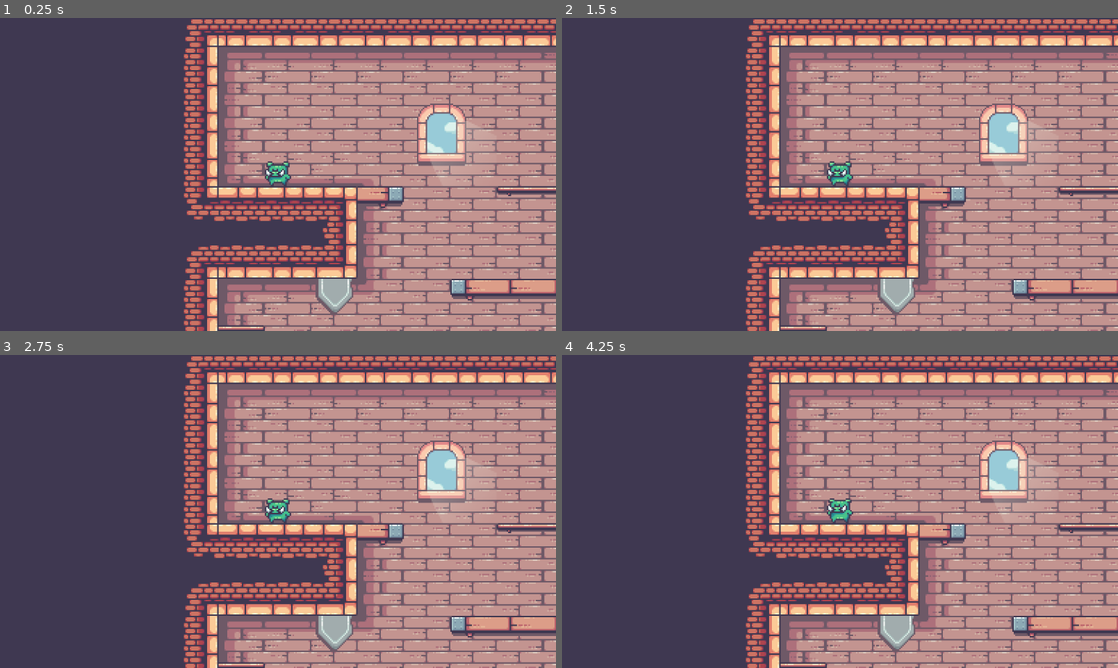
Above: before the commit, frames 1-4 (two rows, left to right).
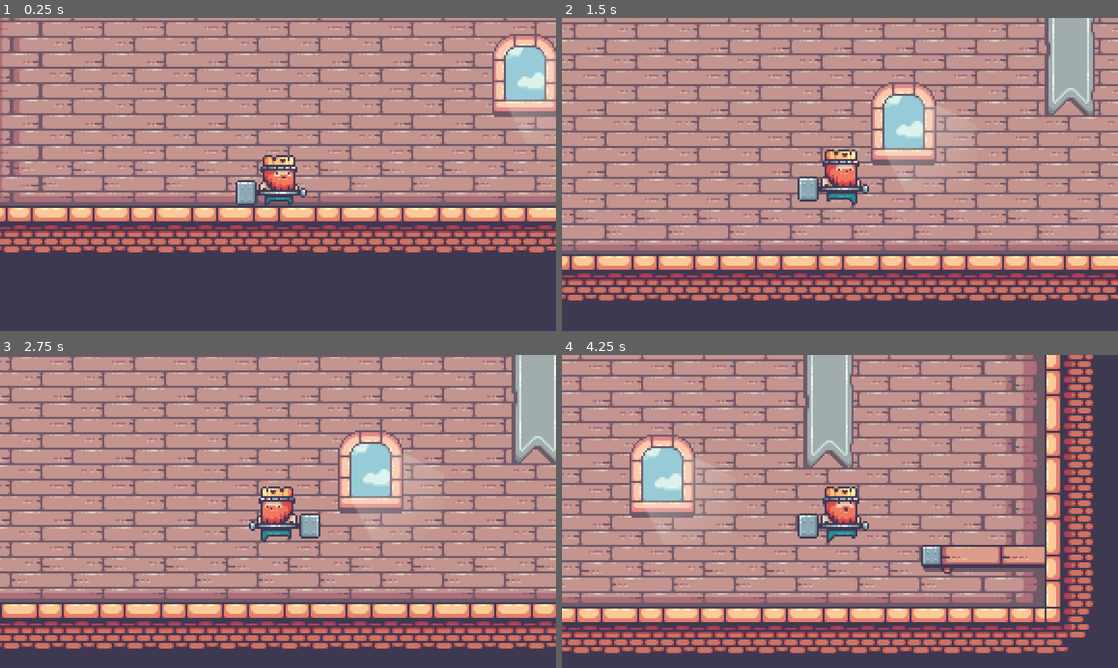
Above: after the commit, the same moments.

Repository: konkord16/KingsAndPigs
Game: Godot game, scene res://Levels/Level0.tscn
The game is run twice, just before and just after one commit, with the same random seed, the same clock (stepped at 60 frames per second) and the same inputs. Before the commit the project starts from res://Levels/main.tscn.
Inputs (mouse positions are in pixels of both pictures, inside the frame that each line leads up to):
- Up to frame 1 (0.25 s): no input
- Up to frame 2 (1.5 s): tap Enter at 0.5 s; move the mouse to (962, 158) at 0.52 s; hold Space (jump) 0.53-1.28 s; hold D (right) from 0.53 s (still down); click (962, 158) at 0.6 s; move the mouse to (728, 190) at 1.27 s; tap Space (jump) at 1.35 s
- Up to frame 3 (2.75 s): tap Space (jump) at 1.52, 1.82 s; click (166, 527) at 1.55 s; move the mouse to (333, 442) at 2.02 s; release D (right) at 2.03 s; hold A (left) from 2.03 s (still down); hold Space (jump) from 2.03 s (still down); click (333, 442) at 2.1 s
- Up to frame 4 (4.25 s): move the mouse to (812, 574) at 2.77 s; release A (left) at 2.78 s; release Space (jump) at 2.78 s; hold D (right) from 2.78 s (still down); click (812, 574) at 2.85 s; tap Space (jump) at 3.02, 3.32 s; move the mouse to (1006, 558) at 3.52 s; hold Space (jump) from 3.53 s (still down)

The runs differ from the first frame. In frame 1, 75% of the frame differs, in the area x 0-100%, y 0-100%; in frame 2, 80%; in frame 3, 81%; in frame 4, 86%.

Commit message:
h

Diff:
--- a/Characters/pig.tscn
+++ b/Characters/pig.tscn
@@ -166,15 +166,12 @@
 position = Vector2(0, 1)
 shape = SubResource("RectangleShape2D_2b53f")
 
-[node name="AnimationPlayer" type="AnimationPlayer" parent="."]
-libraries = {
-"": SubResource("AnimationLibrary_1d38k")
-}
-
 [node name="Sprite2D" type="Sprite2D" parent="."]
 texture = ExtResource("1_1uq6v")
 hframes = 11
 vframes = 8
 
-[node name="Camera2D" type="Camera2D" parent="."]
-zoom = Vector2(3, 3)
+[node name="AnimationPlayer" type="AnimationPlayer" parent="."]
+libraries = {
+"": SubResource("AnimationLibrary_1d38k")
+}
--- a/Characters/player.tscn
+++ b/Characters/player.tscn
@@ -37,10 +37,162 @@
 "values": [55, 56, 57]
 }
 
+[sub_resource type="Animation" id="Animation_4jqop"]
+resource_name = "idle"
+tracks/0/type = "value"
+tracks/0/imported = false
+tracks/0/enabled = true
+tracks/0/path = NodePath("Sprite2D:frame")
+tracks/0/interp = 1
+tracks/0/loop_wrap = true
+tracks/0/keys = {
+"times": PackedFloat32Array(0, 0.1, 0.2, 0.3, 0.4, 0.5, 0.6, 0.7, 0.8, 0.9),
+"transitions": PackedFloat32Array(1, 1, 1, 1, 1, 1, 1, 1, 1, 1),
+"update": 1,
+"values": [0, 1, 2, 3, 4, 5, 6, 7, 8, 9]
+}
+
+[sub_resource type="Animation" id="Animation_h4odg"]
+resource_name = "jump"
+length = 0.1
+tracks/0/type = "value"
+tracks/0/imported = false
+tracks/0/enabled = true
+tracks/0/path = NodePath("Sprite2D:frame")
+tracks/0/interp = 1
+tracks/0/loop_wrap = true
+tracks/0/keys = {
+"times": PackedFloat32Array(0),
+"transitions": PackedFloat32Array(1),
+"update": 1,
+"values": [11]
+}
+
+[sub_resource type="Animation" id="Animation_bt6s7"]
+resource_name = "fall"
+length = 0.1
+tracks/0/type = "value"
+tracks/0/imported = false
+tracks/0/enabled = true
+tracks/0/path = NodePath("Sprite2D:frame")
+tracks/0/interp = 1
+tracks/0/loop_wrap = true
+tracks/0/keys = {
+"times": PackedFloat32Array(0),
+"transitions": PackedFloat32Array(1),
+"update": 1,
+"values": [22]
+}
+
+[sub_resource type="Animation" id="Animation_xpc84"]
+resource_name = "ground"
+length = 0.1
+tracks/0/type = "value"
+tracks/0/imported = false
+tracks/0/enabled = true
+tracks/0/path = NodePath("Sprite2D:frame")
+tracks/0/interp = 1
+tracks/0/loop_wrap = true
+tracks/0/keys = {
+"times": PackedFloat32Array(0),
+"transitions": PackedFloat32Array(1),
+"update": 1,
+"values": [33]
+}
+
+[sub_resource type="Animation" id="Animation_vs8pw"]
+resource_name = "run"
+length = 0.7
+tracks/0/type = "value"
+tracks/0/imported = false
+tracks/0/enabled = true
+tracks/0/path = NodePath("Sprite2D:frame")
+tracks/0/interp = 1
+tracks/0/loop_wrap = true
+tracks/0/keys = {
+"times": PackedFloat32Array(0, 0.1, 0.2, 0.3, 0.4, 0.5, 0.6),
+"transitions": PackedFloat32Array(1, 1, 1, 1, 1, 1, 1),
+"update": 1,
+"values": [45, 46, 47, 48, 49, 50, 51]
+}
+
+[sub_resource type="Animation" id="Animation_vncot"]
+resource_name = "hit"
+length = 0.3
+tracks/0/type = "value"
+tracks/0/imported = false
+tracks/0/enabled = true
+tracks/0/path = NodePath("Sprite2D:frame")
+tracks/0/interp = 1
+tracks/0/loop_wrap = true
+tracks/0/keys = {
+"times": PackedFloat32Array(0, 0.1),
+"transitions": PackedFloat32Array(1, 1),
+"update": 1,
+"values": [66, 67]
+}
+
+[sub_resource type="Animation" id="Animation_rghpn"]
+resource_name = "dead"
+length = 0.4
+tracks/0/type = "value"
+tracks/0/imported = false
+tracks/0/enabled = true
+tracks/0/path = NodePath("Sprite2D:frame")
+tracks/0/interp = 1
+tracks/0/loop_wrap = true
+tracks/0/keys = {
+"times": PackedFloat32Array(0, 0.1, 0.2, 0.3),
+"transitions": PackedFloat32Array(1, 1, 1, 1),
+"update": 1,
+"values": [77, 78, 79, 80]
+}
+
+[sub_resource type="Animation" id="Animation_36giv"]
+resource_name = "door_in"
+length = 0.8
+tracks/0/type = "value"
+tracks/0/imported = false
+tracks/0/enabled = true
+tracks/0/path = NodePath("Sprite2D:frame")
+tracks/0/interp = 1
+tracks/0/loop_wrap = true
+tracks/0/keys = {
+"times": PackedFloat32Array(0, 0.1, 0.2, 0.3, 0.4, 0.5, 0.6, 0.7),
+"transitions": PackedFloat32Array(1, 1, 1, 1, 1, 1, 1, 1),
+"update": 1,
+"values": [88, 89, 90, 91, 92, 93, 94, 95]
+}
+
+[sub_resource type="Animation" id="Animation_mpfkr"]
+resource_name = "door_out"
+length = 0.8
+tracks/0/type = "value"
+tracks/0/imported = false
+tracks/0/enabled = true
+tracks/0/path = NodePath("Sprite2D:frame")
+tracks/0/interp = 1
+tracks/0/loop_wrap = true
+tracks/0/keys = {
+"times": PackedFloat32Array(0, 0.1, 0.2, 0.3, 0.4, 0.5, 0.6, 0.7),
+"transitions": PackedFloat32Array(1, 1, 1, 1, 1, 1, 1, 1),
+"update": 1,
+"values": [99, 100, 101, 102, 103, 104, 105, 106]
+}
+
 [sub_resource type="AnimationLibrary" id="AnimationLibrary_c0qbv"]
 _data = {
 "RESET": SubResource("Animation_vxsae"),
-"attack": SubResource("Animation_5ffld")
+"attack": SubResource("Animation_5ffld"),
+"dead": SubResource("Animation_rghpn"),
+"door_in": SubResource("Animation_36giv"),
+"door_out": SubResource("Animation_mpfkr"),
+"fall": SubResource("Animation_bt6s7"),
+"ground": SubResource("Animation_xpc84"),
+"hit": SubResource("Animation_vncot"),
+"idle": SubResource("Animation_4jqop"),
+"jump": SubResource("Animation_h4odg"),
+"run": SubResource("Animation_vs8pw")
 }
 
 [node name="Player" type="CharacterBody2D"]
--- a/Levels/main.tscn
+++ b/Levels/Level0.tscn
@@ -1,8 +1,8 @@
 [gd_scene load_steps=11 format=3 uid="uid://h7fylypeb1px"]
 
-[ext_resource type="Texture2D" uid="uid://dpu1jb32s17q2" path="res://Sprites/14-TileSets/Terrain (32x32).png" id="1_lg88o"]
-[ext_resource type="Texture2D" uid="uid://dryry1se4xi51" path="res://Sprites/14-TileSets/Decorations (32x32).png" id="2_u43xl"]
-[ext_resource type="PackedScene" uid="uid://cun3g41hjlqs7" path="res://Characters/pig.tscn" id="3_x4ro8"]
+[ext_resource type="Texture2D" uid="uid://dpu1jb32s17q2" path="res://Sprites/14-TileSets/Terrain (32x32).png" id="1_t1etv"]
+[ext_resource type="Texture2D" uid="uid://dryry1se4xi51" path="res://Sprites/14-TileSets/Decorations (32x32).png" id="2_dgswp"]
+[ext_resource type="PackedScene" uid="uid://ohdiln5ileer" path="res://Characters/player.tscn" id="3_iwmcb"]
 
 [sub_resource type="TileMapPattern" id="TileMapPattern_1moba"]
 tile_data = PackedInt32Array(0, 458754, 1, 65536, 196610, 2, 1, 131074, 3)
@@ -437,5 +437,5 @@
 layer_0/tile_data = PackedInt32Array(131065, 458754, 1, 196601, 196610, 2, 262137, 196610, 2, 327673, 196610, 2, 393209 …(18418 unchanged characters)…
 layer_1/tile_data = PackedInt32Array(-131074, 262147, 1, -393215, 262147, 2, -393212, 131075, 1, -393211, 196611, 1, -5 …(381 unchanged characters)…
 
-[node name="Pig" parent="." instance=ExtResource("3_x4ro8")]
-position = Vector2(-23, -229)
+[node name="Player" parent="." instance=ExtResource("3_iwmcb")]
+position = Vector2(-38, 191)
--- a/Scripts/player.tscn
+++ /dev/null
@@ -1,65 +0,0 @@
-[gd_scene load_steps=7 format=3 uid="uid://ohdiln5ileer"]
-
-[ext_resource type="Script" path="res://Scripts/player.gd" id="1_qfc5t"]
-[ext_resource type="Texture2D" uid="uid://ct5ek15q0e3a4" path="res://Sprites/02-KingHuman.png" id="2_teahl"]
-
-[sub_resource type="RectangleShape2D" id="RectangleShape2D_nawam"]
-size = Vector2(20, 24.5)
-
-[sub_resource type="Animation" id="Animation_vxsae"]
-length = 0.001
-tracks/0/type = "value"
-tracks/0/imported = false
-tracks/0/enabled = true
-tracks/0/path = NodePath("Sprite2D:frame")
-tracks/0/interp = 1
-tracks/0/loop_wrap = true
-tracks/0/keys = {
-"times": PackedFloat32Array(0),
-"transitions": PackedFloat32Array(1),
-"update": 1,
-"values": [0]
-}
-
-[sub_resource type="Animation" id="Animation_5ffld"]
-resource_name = "attack"
-length = 0.3
-tracks/0/type = "value"
-tracks/0/imported = false
-tracks/0/enabled = true
-tracks/0/path = NodePath("Sprite2D:frame")
-tracks/0/interp = 1
-tracks/0/loop_wrap = true
-tracks/0/keys = {
-"times": PackedFloat32Array(0, 0.1, 0.2),
-"transitions": PackedFloat32Array(1, 1, 1),
-"update": 1,
-"values": [55, 56, 57]
-}
-
-[sub_resource type="AnimationLibrary" id="AnimationLibrary_c0qbv"]
-_data = {
-"RESET": SubResource("Animation_vxsae"),
-"attack": SubResource("Animation_5ffld")
-}
-
-[node name="Player" type="CharacterBody2D"]
-script = ExtResource("1_qfc5t")
-flipped = null
-
-[node name="Camera2D" type="Camera2D" parent="."]
-zoom = Vector2(4, 4)
-
-[node name="CollisionShape2D" type="CollisionShape2D" parent="."]
-position = Vector2(0, 4)
-shape = SubResource("RectangleShape2D_nawam")
-
-[node name="Sprite2D" type="Sprite2D" parent="."]
-texture = ExtResource("2_teahl")
-hframes = 11
-vframes = 10
-
-[node name="AnimationPlayer" type="AnimationPlayer" parent="."]
-libraries = {
-"": SubResource("AnimationLibrary_c0qbv")
-}
--- a/project.godot
+++ b/project.godot
@@ -11,7 +11,7 @@
 [application]
 
 config/name="Tutorial 2"
-run/main_scene="res://Levels/main.tscn"
+run/main_scene="res://Levels/Level0.tscn"
 config/features=PackedStringArray("4.2", "Forward Plus")
 run/max_fps=60
 config/icon="res://icon.svg"
Not shown: 1 places in Characters/player.tscn that only renumber resources
Not shown: 2 places in Levels/Level0.tscn that only renumber resources
Renamed: Levels/level2.tscn -> Levels/level1.tscn
